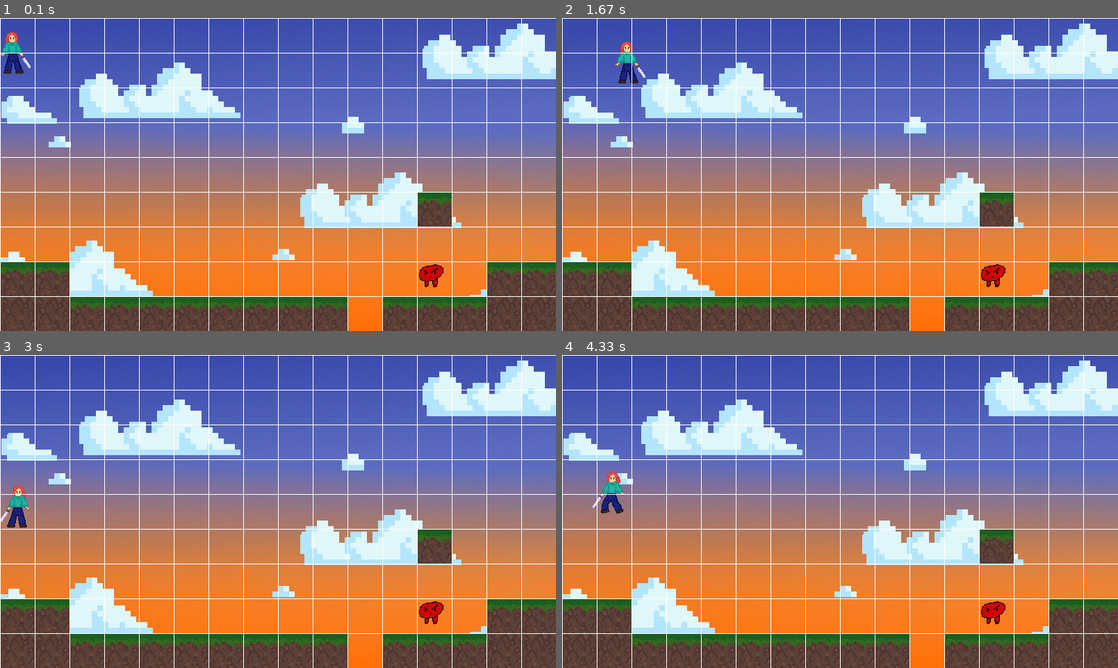
Above: before the commit, frames 1-4 (two rows, left to right).
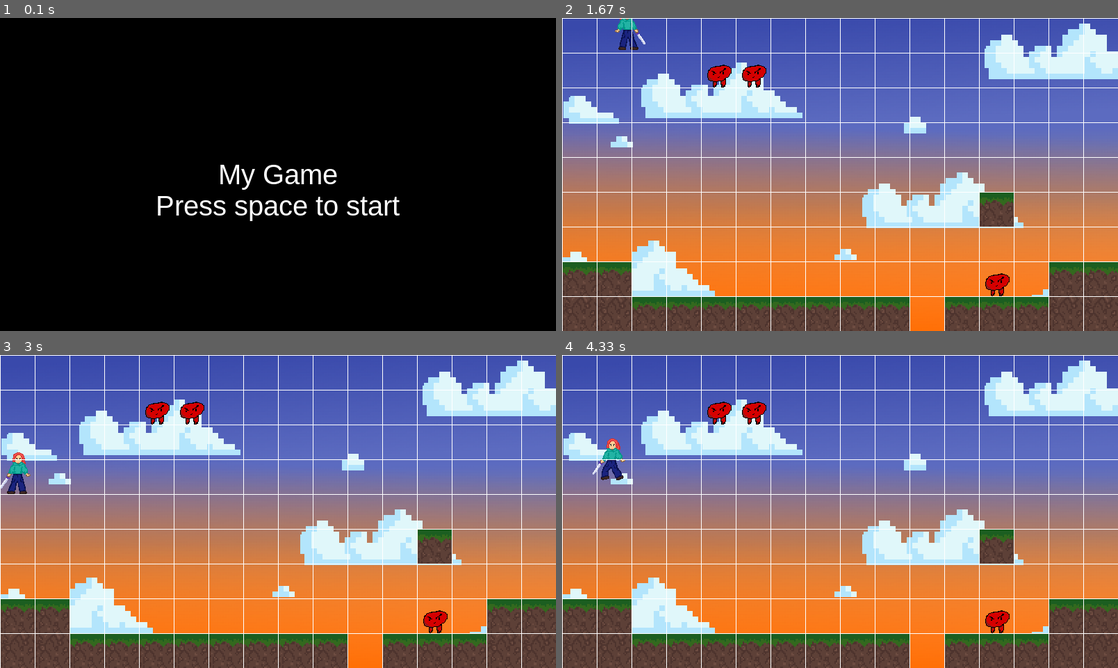
Above: after the commit, the same moments.

Repository: chadzinska/pygame_1
Game: pygame game, started from main.py
Two runs of this game, one before a commit and one after it. Both use one fixed random seed, a clock stepped at 60 frames per second and the inputs below.
Inputs:
- Up to frame 1 (0.1 s): no input
- Up to frame 2 (1.67 s): tap Space at 0.33 s; hold Right 0.67-1.13 s; hold Up 1.17-1.47 s; hold Right from 1.5 s (still down)
- Up to frame 3 (3 s): release Right at 1.97 s; hold Left 2-2.53 s; hold Left 2.57-2.97 s
- Up to frame 4 (4.33 s): hold Up 3-3.37 s; hold Right 3.4-4.03 s; hold Left from 4.07 s (still down)

The runs differ from the first frame. In frame 1, 100% of the frame differs, in the area x 0-100%, y 0-100%; in frame 2, 1.3%; in frame 3, 1.4%; in frame 4, 1.4%.

Commit message:
basic start and end menus

Diff:
--- a/main.py
+++ b/main.py
@@ -49,7 +49,7 @@
                     tile = (img, img_rect)
                     self.tile_list.append(tile)
                 elif tile == 3:
-                    enemy = Enemy((col_count * tile_size), (row_count * tile_size))
+                    enemy = Enemy((col_count * tile_size + 9), (row_count * tile_size + 17))  #integers make enemy be in bottom middle of tile
                     all_sprites.add(enemy)
                 col_count += 1
             row_count += 1
@@ -62,7 +62,7 @@
 
 world_data = [
     [0, 0, 0, 0, 0, 0, 0, 0, 0, 0, 0, 0, 0, 0, 0, 0],
-    [0, 0, 0, 0, 0, 0, 0, 0, 0, 0, 0, 0, 0, 0, 0, 0],
+    [0, 0, 0, 0, 3, 3, 0, 0, 0, 0, 0, 0, 0, 0, 0, 0],
     [0, 0, 0, 0, 0, 0, 0, 0, 0, 0, 0, 0, 0, 0, 0, 0],
     [0, 0, 0, 0, 0, 0, 0, 0, 0, 0, 0, 0, 0, 0, 0, 0],
     [0, 0, 0, 0, 0, 0, 0, 0, 0, 0, 0, 0, 0, 0, 0, 0],
@@ -197,7 +197,7 @@
 
     def __init__(self, x, y):
         super(Attack, self).__init__()
-        self.image = pygame.image.load("images/attack.png").convert_alpha() #self.surf has to be self.image instead for draw function to work
+        self.image = pygame.image.load("images/attack.png").convert_alpha()
         self.image.set_colorkey((0,0,0,0), pygame.RLEACCEL)
         self.rect = self.image.get_rect()
         self.rect.x = x
@@ -205,48 +205,100 @@
 
     def update(self):
         self.collide()
-        # wait some time
-            # self.kill()
 
     def collide(self):
         pygame.sprite.spritecollide(self, all_sprites, True)
 
 
 
+class StartMenu():
+    def __init__(self):
+        screen.fill((0, 0, 0))
+        font = pygame.font.SysFont('arial', 40)
+        title = font.render('My Game', True, (255, 255, 255))
+        start_button = font.render('Press space to start', True, (255, 255, 255))
+        screen.blit(title, (SCREEN_WIDTH/2 - title.get_width()/2, SCREEN_HEIGHT/2 - title.get_height()/2))
+        screen.blit(start_button, (SCREEN_WIDTH/2 - start_button.get_width()/2, SCREEN_HEIGHT/2 + start_button.get_height()/2))
+        pygame.display.update()
+
+class GameOverMenu():
+    def __init__(self):
+        screen.fill((0, 0, 0))
+        font = pygame.font.SysFont('arial', 40)
+        title = font.render('Game Over', True, (255, 255, 255))
+        start_button = font.render('Press r to restart, space to return to menu', True, (255, 255, 255))
+        screen.blit(title, (SCREEN_WIDTH/2 - title.get_width()/2, SCREEN_HEIGHT/2 - title.get_height()/2))
+        screen.blit(start_button, (SCREEN_WIDTH/2 - start_button.get_width()/2, SCREEN_HEIGHT/2 + start_button.get_height()/2))
+        pygame.display.update()
+
 player = Player()
 
 all_sprites = pygame.sprite.Group()
 
 world = World(world_data)
 
+game_state = 'start'
 # Game loop. The code from here on is mainly event handling.
 running = True
 
 while running:
 
-    screen.blit(pygame.transform.scale(background_image, (SCREEN_WIDTH, SCREEN_HEIGHT)), (0, 0))
-
-    all_sprites.draw(screen)
-
-    for event in pygame.event.get():
-
-        if event.type == KEYDOWN:
-            if event.key == K_ESCAPE:
+    if game_state == 'start':
+        StartMenu()
+        for event in pygame.event.get():
+
+            if event.type == KEYDOWN:
+                if event.key == K_ESCAPE:
+                    running = False
+
+                if event.key == K_SPACE:
+                    game_state = 'game'
+
+            if event.type == QUIT:
                 running = False
 
-        if event.type == QUIT:
-            running = False
-
-    pressed_keys = pygame.key.get_pressed()
-
-    player.update(pressed_keys)
-
-    all_sprites.update()
-
-    screen.blit(player.surf, player.rect)
-
-    world.draw()
-
-    draw_grid()
+    if game_state == 'game-over':
+        # there's currently no way for game state to be set to game over - once we add dying
+        # it will take you here
+        GameOverMenu()
+        for event in pygame.event.get():
+            if event.type == KEYDOWN:
+                if event.key == K_ESCAPE:
+                    running = False
+
+                if event.key == K_SPACE:
+                    game_state = 'start'
+
+                if event.key == K_r:
+                    game_state = 'game'
+
+            if event.type == QUIT:
+                running = False
+
+    if game_state == 'game':
+        screen.blit(pygame.transform.scale(background_image, (SCREEN_WIDTH, SCREEN_HEIGHT)), (0, 0))
+
+        all_sprites.draw(screen)
+
+        for event in pygame.event.get():
+
+            if event.type == KEYDOWN:
+                if event.key == K_ESCAPE:
+                    running = False
+
+            if event.type == QUIT:
+                running = False
+
+        pressed_keys = pygame.key.get_pressed()
+
+        player.update(pressed_keys)
+
+        all_sprites.update()
+
+        screen.blit(player.surf, player.rect)
+
+        world.draw()
+
+        draw_grid()
 
     pygame.display.flip()
Binary file changed: images/enemy1_r.png
Binary file changed: images/enemy1_y.png
Binary file changed: images/enemy2_r.png
Binary file changed: images/enemy2_y.png
Binary file changed: images/enemy3_r.png
Binary file changed: images/enemy3_y.png
